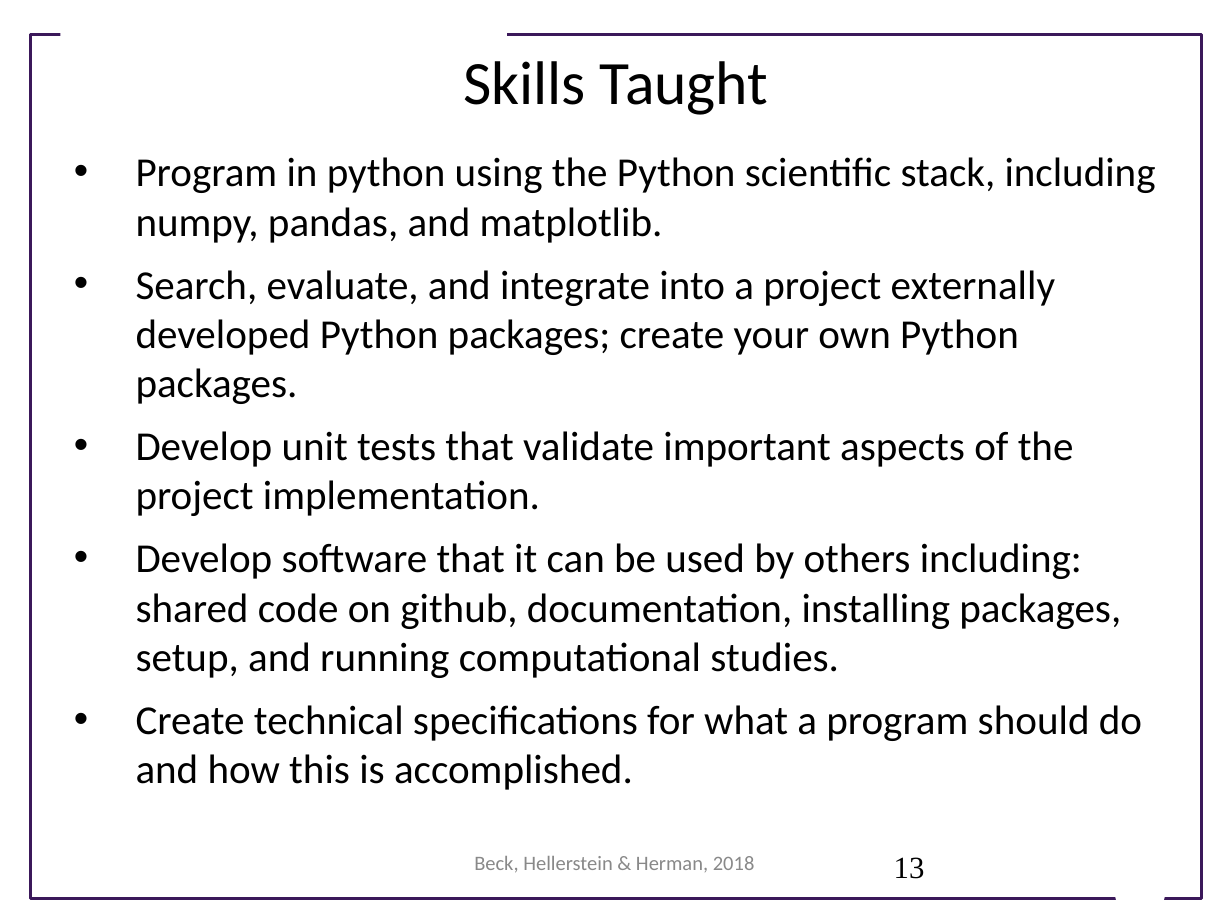
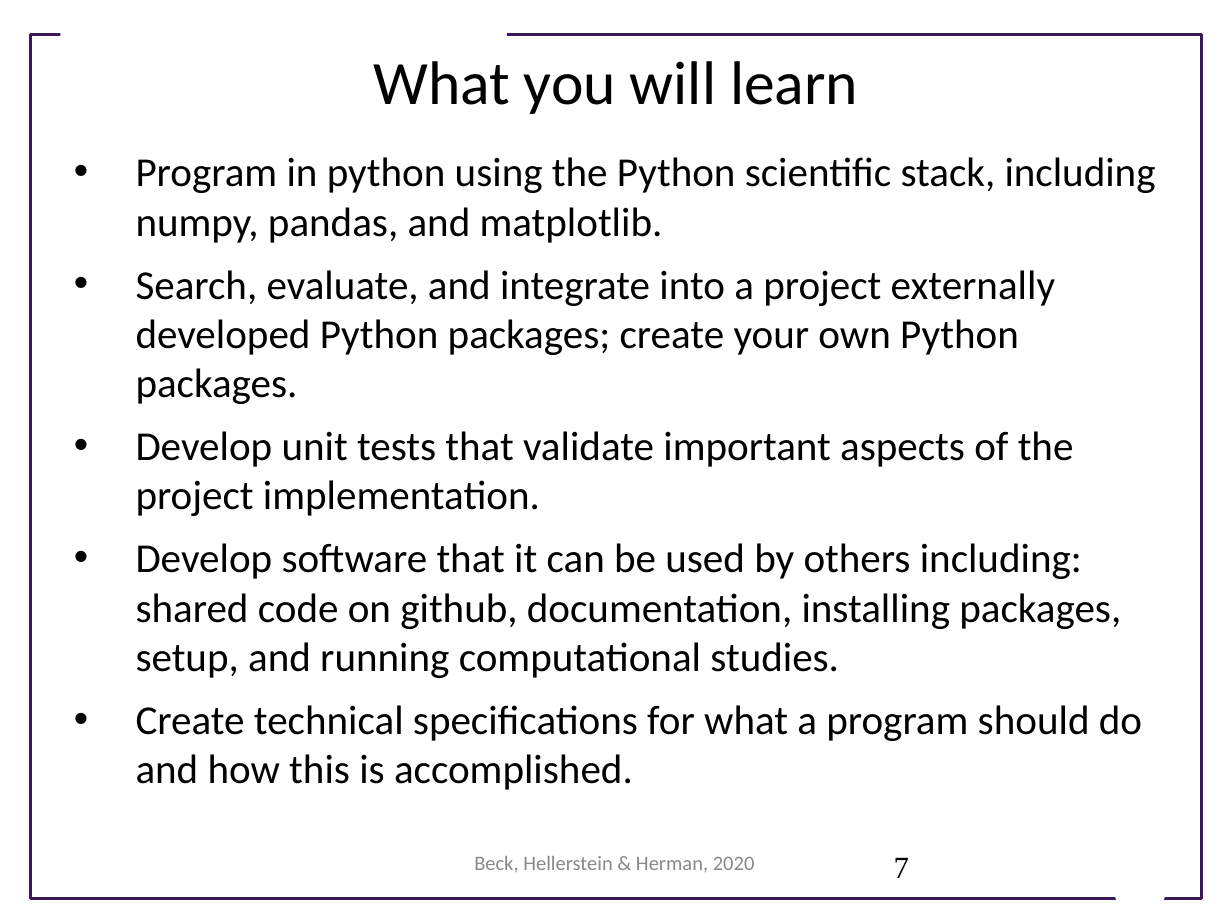
Before and after one commit to UWSEDS/LectureNotes, a slide deck: slide 7 of 01_CourseIntro_DataEssentials/Course Introduction.pptx (slide 13 before the commit). Drawn at 1232x924 pixels with LibreOffice and Linux fonts; fonts in the diff are those of the drawing; background and template pictures are left out. Boxes give left, top, right and bottom in pixels: in the first picture for what was removed or moved away, otherwise in the second. Text is boxed around its words. In the diff, an @@ line names an element or a change of style, - is before the commit and + after.

```diff
--- a/01_CourseIntro_DataEssentials/Course Introduction.pptx
+++ b/01_CourseIntro_DataEssentials/Course Introduction.pptx
@@ title at [373,61,858,114]: text changed @@
-Skills Taught
+What you will learn
@@ text at [474,856,755,873]: text changed @@
-Beck, Hellerstein & Herman, 2018
+Beck, Hellerstein & Herman, 2020
@@ page number at [894,857,909,878]: text changed @@
-13
+7
```
Also in this commit, not shown: 12 other slides changed, 12 slides added, 6 slides removed.
